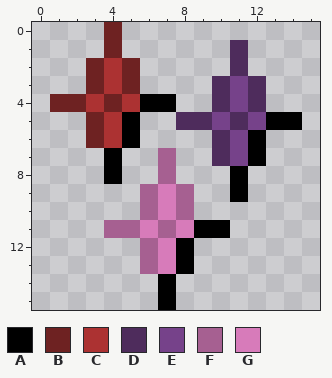
Pixel-art sprite -- public/assets/tinysparklies.png. The picture above is the old version.
The file is 16x16 pixels.
Palette (. is transparent): A #000000  B #6e2222  C #ac3232  D #4e2c5c  E #76428a  F #a66091  G #d77bba
Pixels before, first column x 1:
 0 ...B..........
 1 ...B......D...
 2 ..BCB.....D...
 3 ..BCB....DED..
 4 BBCBCAA..DED..
 5 ..BCA..DDEDEAA
 6 ..BCA....DEA..
 7 ...A..F..DEA..
 8 ...A..F...A...
 9 .....FGF..A...
10 .....FGF......
11 ...FFGFGAA....
12 .....FGA......
13 .....FGA......
14 ......A.......
15 ......A.......
And afterwards:
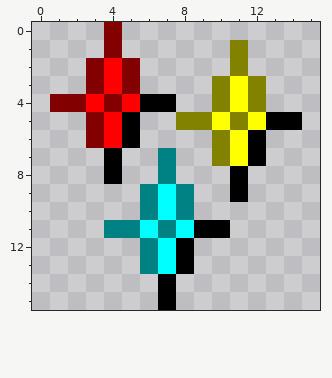
Diff:
Colour B changes from #6e2222 to #820000.
Colour C changes from #ac3232 to #ff0000.
Colour D changes from #4e2c5c to #828200.
Colour E changes from #76428a to #ffff00.
Colour F changes from #a66091 to #008282.
Colour G changes from #d77bba to #00ffff.
Changed places in both pictures, as pixel boxes (x1, y1, x2, y2):
changed: (50, 22, 266, 274)
